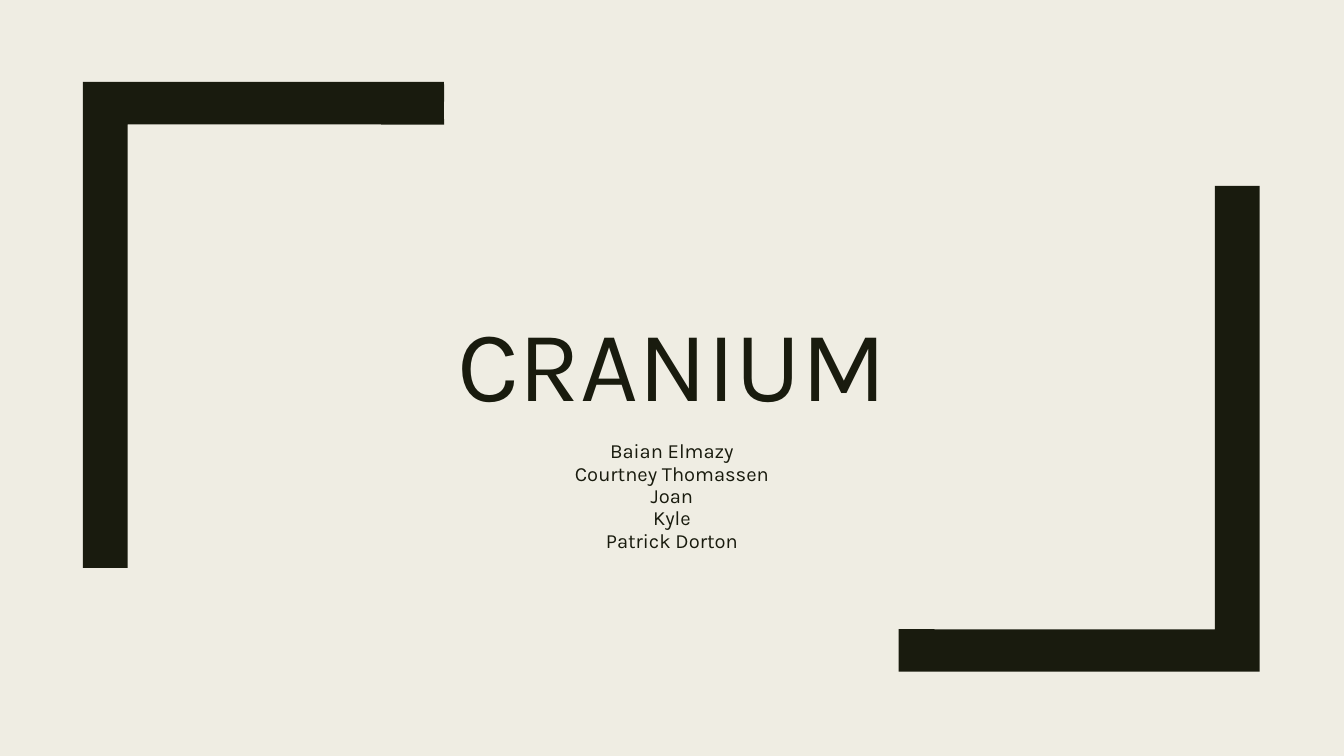
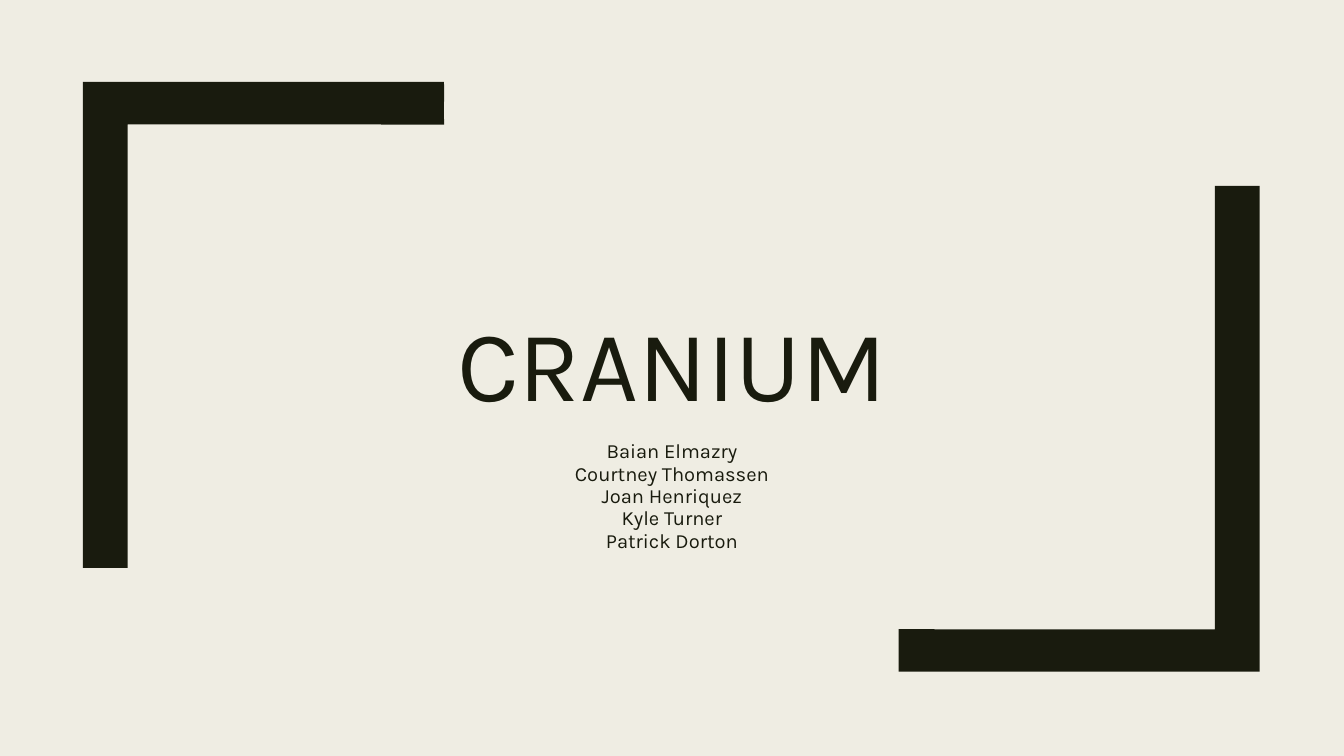
Before and after one commit to pdorton/Team14_Cranium, a slide deck: slide 1 of Cranium.pptx. Drawn at 1344x756 pixels with LibreOffice and Linux fonts; fonts in the diff are those of the drawing. Boxes give left, top, right and bottom in pixels: in the first picture for what was removed or moved away, otherwise in the second. Text is boxed around its words. In the diff, an @@ line names an element or a change of style, - is before the commit and + after.

```diff
--- a/Cranium.pptx
+++ b/Cranium.pptx
@@ subtitle at [607,444,737,463]: text changed @@
-Baian Elmazy
+Baian Elmazry
@@ subtitle at [602,485,742,530]: text changed @@
-Joan
-Kyle
+Joan Henriquez
+Kyle Turner
```
